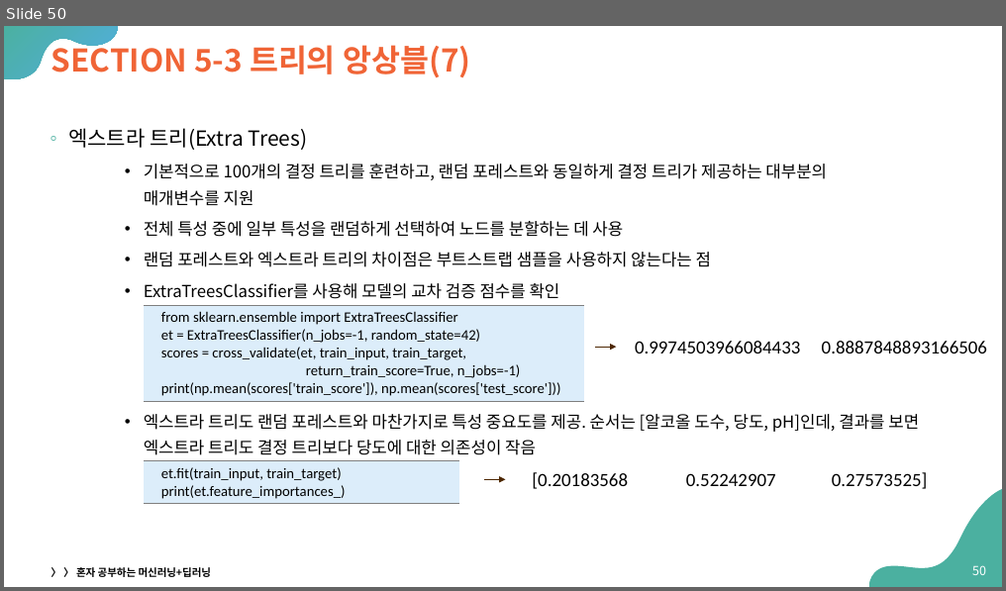
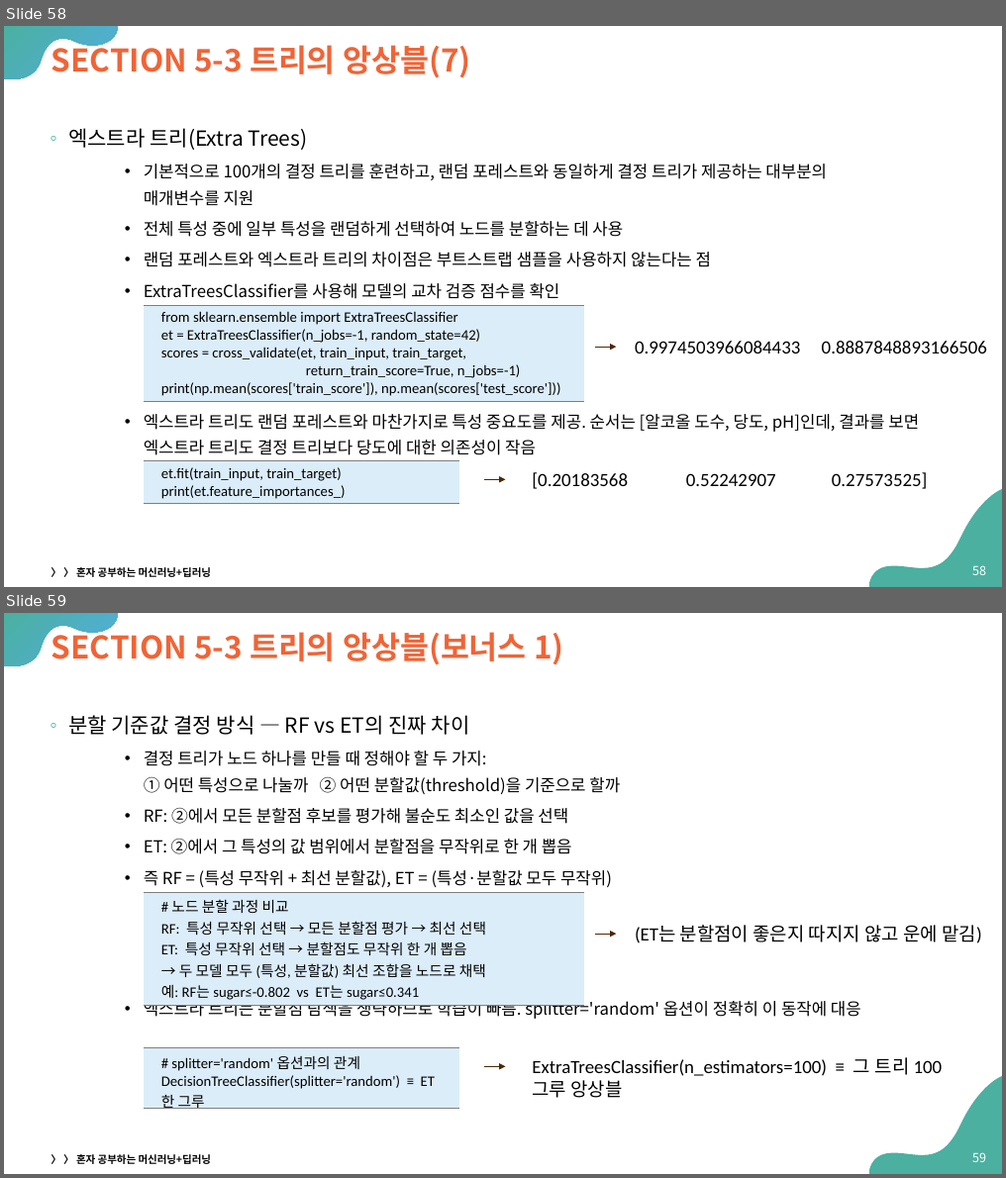
Before and after one commit to Sangdon-Park/Sangdon-Park.github.io, a slide deck: data/인공지능/05-트리 알고리즘.pptx. Shown one above the other, each under a label of ours: slide 50 before the commit, slides 58 and 59 after it. The pictures are 1006x591 and 1006x1178 pixels, drawn with LibreOffice and Linux fonts; fonts in the diff are those of the drawing. Boxes give left, top, right and bottom in pixels: in the first picture for what was removed or moved away, otherwise in the second. Text is boxed around its words. In the diff, an @@ line names an element or a change of style, - is before the commit and + after.

Commit message:
fix: rename ai chapter 5 tree algorithm files

```diff
--- a/data/인공지능/05-트리 알고리즘.pptx
+++ b/data/인공지능/05-트리 알고리즘.pptx
@@ slide 59 added at (4,613,1002,1174), background #FFFFFF; not listed: 2 template elements that a slide beside it also shows @@
@@ title added at (52,627,563,664), 30 pt, text #F06436, bold @@
+SECTION 5-3 트리의 앙상블(보너스 1)
@@ text added at (68,715,861,1019), 16 pt, text #000000 @@
+◦ 분할 기준값 결정 방식 — RF vs ET의 진짜 차이
+    • 결정 트리가 노드 하나를 만들 때 정해야 할 두 가지:
+      ① 어떤 특성으로 나눌까 ② 어떤 분할값(threshold)을 기준으로 할까
+    • RF: ②에서 모든 분할점 후보를 평가해 불순도 최소인 값을 선택
+    • ET: ②에서 그 특성의 값 범위에서 분할점을 무작위로 한 개 뽑음
+    • 즉 RF = (특성 무작위 + 최선 분할값), ET = (특성·분할값 모두 무작위)
+    • 엑스트라 트리는 분할점 탐색을 생략하므로 학습이 빠름. splitter='random' 옵션이 정확히 이 동작에 대응
@@ table added at (144,892,584,1138), 1 rows, 1 columns @@
+# 노드 분할 과정 비교 / RF: 특성 무작위 선택 → 모든 분할점 평가 → 최선 선택 / ET: 특성 무작위 선택 → 분할점도 무작위 한 개 뽑음 / → 두 모델 모두 (특성, 분할값) 최선 조합을 노드로 채택 / 예: RF는 sugar≤-0.802 vs ET는 sugar≤0.341
@@ arrow added from (595, 934) to (617, 934), #4D2702 0.75 pt @@
@@ text added at (635,925,982,944), 18 pt, text #000000 @@
+(ET는 분할점이 좋은지 따지지 않고 운에 맡김)
@@ table added at (144,1049,459,1174), 1 rows, 1 columns @@
+# splitter='random' 옵션과의 관계 / DecisionTreeClassifier(splitter='random') ≡ ET 한 그루
@@ text added at (532,1058,910,1098), 18 pt, text #000000 @@
+ExtraTreesClassifier(n_estimators=100) ≡ 그 트리 100그루 앙상블
@@ arrow added from (484, 1066) to (506, 1066), #4D2702 0.75 pt @@
@@ text added at (51,1155,211,1164), 10 pt, text #000000, bold @@
+〉 〉 혼자 공부하는 머신러닝+딥러닝
@@ page number added at (972,1153,986,1162), 12 pt, text #FFFFFF @@
+59
@@ what was slide 50 is now slide 58 @@
```
Also in this commit, not shown: 1 slide changed, 16 other slides added, 5 other files.
